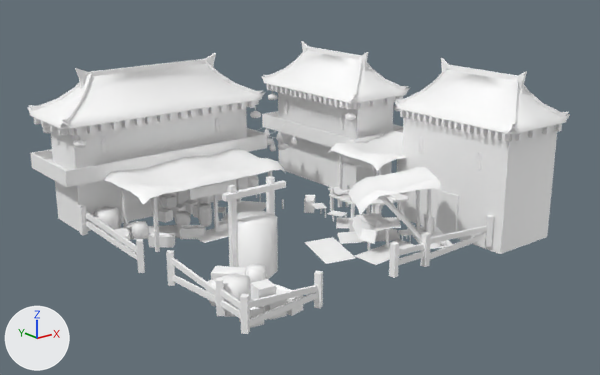
Before and after pictures for a commit that changed the COLLADA model art/meshes/structural/chin_market.dae.
The view is the same before and after, from a camera (50 mm lens) standing at (-1.042, -1.383, 0.593) and looking at (-0.035, -0.125, 0.089). The axes (+X, +Y, +Z) are drawn at lower left. The lights are the same throughout.

Objects in the first picture: 'Market'.
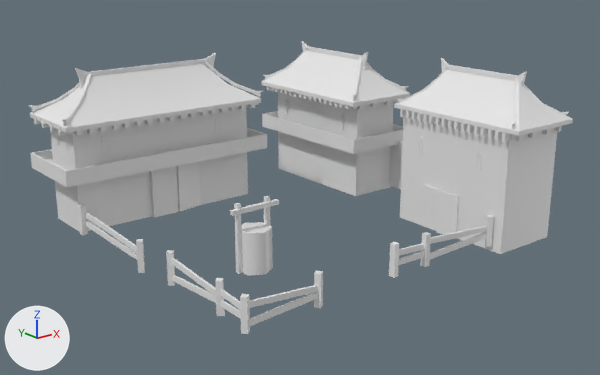
What changed in the scene script:
```text
Change mat_material_002_001:
    mat_material_002_001.base_color: (1.0, 1.0, 1.0) -> (0.8, 0.8, 0.8)  # white #ffffff -> white #e7e7e7
Change me_market_001:
    used by ob_market; location = (0.0, 0.0, 0.0)
    remove me_market_001.from_pydata(...)  # 5148 vertices, 7690 faces; spans x -0.429..0.351, y -0.48..0.289, z -0.05..0.335
    add me_market_001.from_pydata(...)  # 2279 vertices, 2713 faces; spans x -0.429..0.351, y -0.49..0.289, z -0.044..0.335
    me_market_001 part 1: the loose piece of 13 vertices spanning x -0.209..-0.131, y -0.198..-0.108, z -0.05..0.062 is scaled about its middle by 0.764, then moved by (0.001, 0.0, -0.007)
    me_market_001 part 2: the loose piece of 8 vertices spanning x -0.221..-0.209, y -0.152..-0.14, z -0.05..0.133 is scaled about its middle by 0.764, then moved by (0.011, -0.002, -0.016)
    me_market_001 part 3: a new loose piece, a box spanning x -0.2214..-0.1137, y -0.1574..-0.1484, z 0.0782..0.0871, in mat_material_002_001 (white #e7e7e7)
    me_market_001 part 4: the loose piece of 8 vertices spanning x -0.131..-0.12, y -0.152..-0.14, z -0.05..0.133 is scaled about its middle by 0.764, then moved by (-0.01, -0.002, -0.016)
    me_market_001 part 5: the loose piece of 8 vertices spanning x -0.169..-0.109, y 0.134..0.15, z -0.002..0.114 is moved by (0.0, -0.004, 0.0)
    me_market_001 part 6: the loose piece of 8 vertices spanning x -0.231..-0.171, y 0.135..0.141, z -0.002..0.114 is moved by (0.0, -0.004, 0.0)
    me_market_001 part 7: the loose piece of 94 vertices spanning x 0.171..0.348, y -0.48..-0.177, z 0.235..0.314 is rebuilt with 32 vertices and now spans x 0.177..0.341, y -0.49..-0.174, z 0.234..0.314
    me_market_001 part 8: the loose piece of 94 vertices spanning x -0.427..0.052, y 0.108..0.284, z 0.224..0.304 is rebuilt with 32 vertices and now spans x -0.422..0.04, y 0.108..0.285, z 0.217..0.304
    me_market_001 part 9: 156 loose pieces with 2707 vertices, spanning x -0.404..0.347, y -0.429..0.282, z -0.012..0.209, are deleted
    me_market_001 part 10
    70 vertices are removed from x 0.169..0.345, y -0.056..0.284, z 0.224..0.279
    197 faces are deleted
    4 vertices in x 0.311..0.322, y -0.056, z 0.004..0.118 move by (0.0, 0.024, 0.0)
    4 vertices move from x 0.169..0.345, y -0.056..0.284, z 0.224..0.225 to x 0.169..0.345, y -0.056..0.284, z 0.217
    24 vertices are added at x -0.212..0.345, y -0.056..0.284, z 0.109..0.227
    56 new faces join them
```

Boxes [x1, y1, x2, y2] around the edits, measured in the pictures (600 x 375 px; the box of a moved part takes in the faces that stretch with it):
'Market', recoloured, reshaped: before [27, 41, 570, 334]; after [29, 41, 573, 334]
part 1 of me_market_001, moved or reshaped: before [237, 211, 278, 279]; after [241, 222, 273, 275]
part 2 of me_market_001, moved or reshaped: before [227, 184, 238, 267]; after [234, 203, 242, 274]
part 3 of me_market_001, added: after [230, 199, 279, 216]
part 4 of me_market_001, moved or reshaped: before [266, 176, 275, 215]; after [264, 196, 270, 226]
part 5 of me_market_001, moved or reshaped: before [177, 190, 190, 205]; after [176, 162, 200, 212]
part 6 of me_market_001, moved or reshaped: before [151, 192, 177, 217]; after [151, 166, 179, 217]
part 7 of me_market_001, rebuilt: before [394, 70, 570, 134]; after [394, 70, 573, 136]
part 8 of me_market_001, rebuilt (6% taller): before [27, 64, 265, 129]; after [30, 64, 261, 133]
part 9 of me_market_001, deleted: before [43, 91, 452, 328]
part 10 of me_market_001, cut back: before [262, 51, 410, 172]; after [156, 51, 410, 189]
